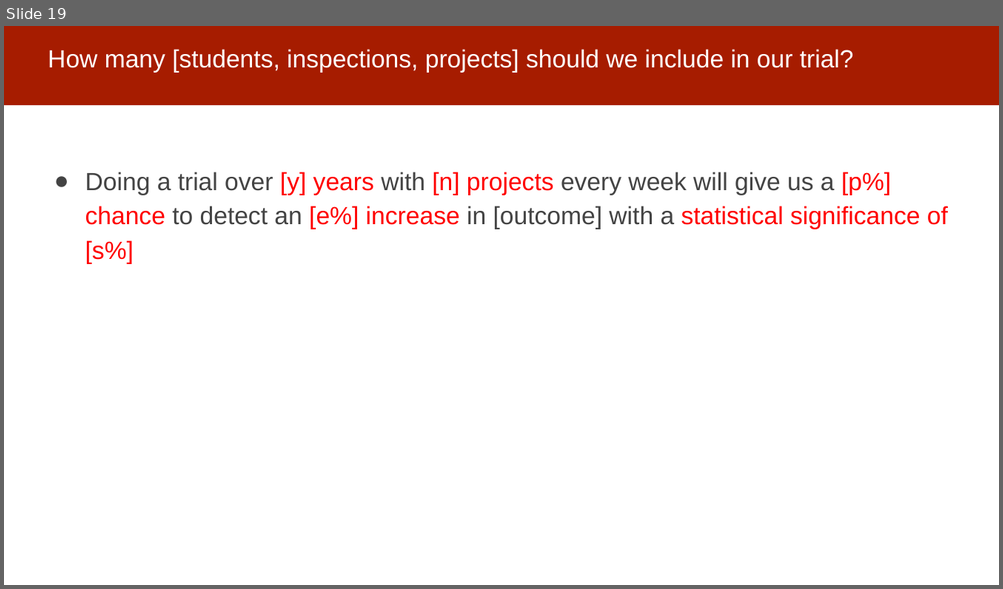
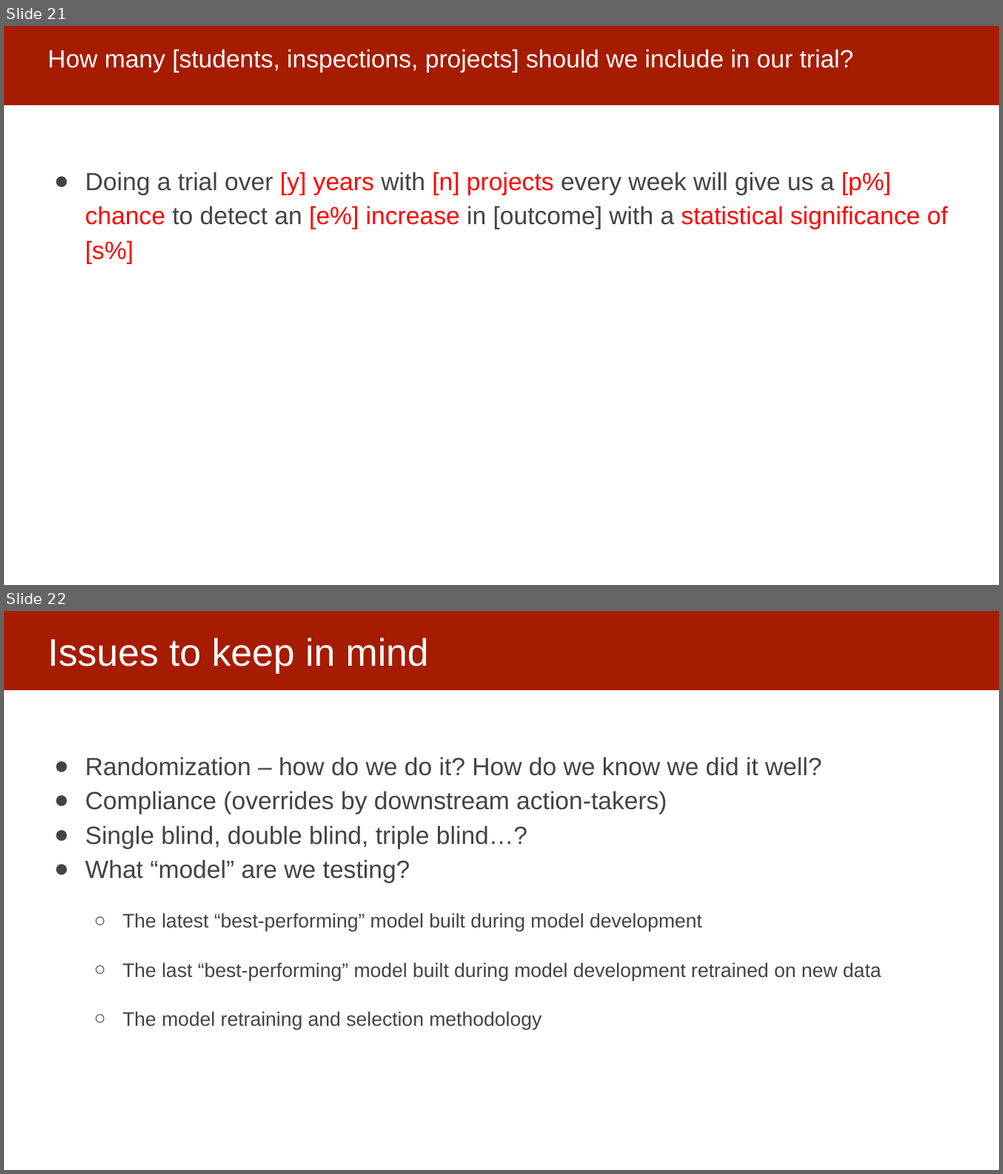
Before and after one commit to dssg/MLinPractice, a slide deck: Lectures/Lecture20-FieldValidation.pptx. Shown one above the other, each under a label of ours: slide 19 before the commit, slides 21 and 22 after it. The pictures are 1003x589 and 1003x1174 pixels, drawn with LibreOffice and Linux fonts; fonts in the diff are those of the drawing. Boxes give left, top, right and bottom in pixels: in the first picture for what was removed or moved away, otherwise in the second. Text is boxed around its words. In the diff, an @@ line names an element or a change of style, - is before the commit and + after.

```diff
--- a/Lectures/Lecture20-FieldValidation.pptx
+++ b/Lectures/Lecture20-FieldValidation.pptx
@@ slide 22 added at (4, 611, 999, 1170), background #FFFFFF; not listed: 1 template element that a slide beside it also shows @@
@@ title added at (48, 638, 429, 674), 37 pt, text #FFFFFF @@
+Issues to keep in mind
@@ text added at (85, 757, 881, 1030), 19 pt, text #434343 @@
+● Randomization – how do we do it? How do we know we did it well?
+● Compliance (overrides by downstream action-takers)
+● Single blind, double blind, triple blind…?
+● What “model” are we testing?
+  ○ The latest “best-performing” model built during model development
+  ○ The last “best-performing” model built during model development retrained on new data
+  ○ The model retraining and selection methodology
@@ what was slide 19 is now slide 21 @@
```
Also in this commit, not shown: 6 slides changed, 5 other slides added, 2 slides removed, 2 other files.
